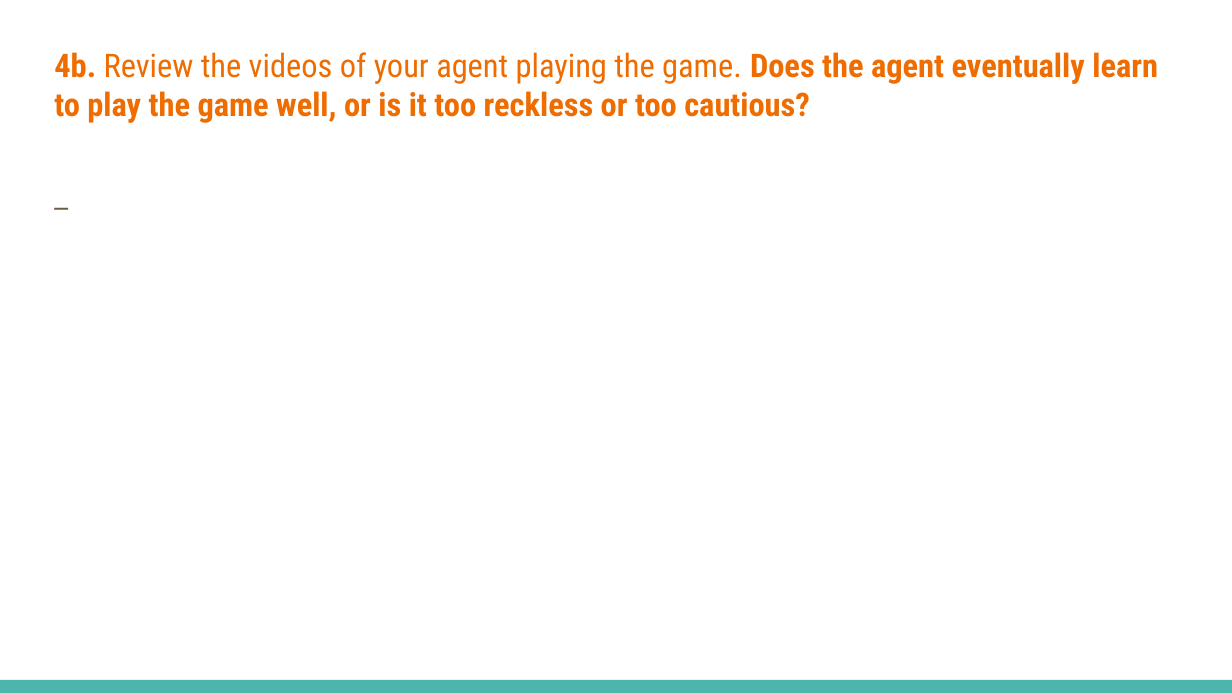
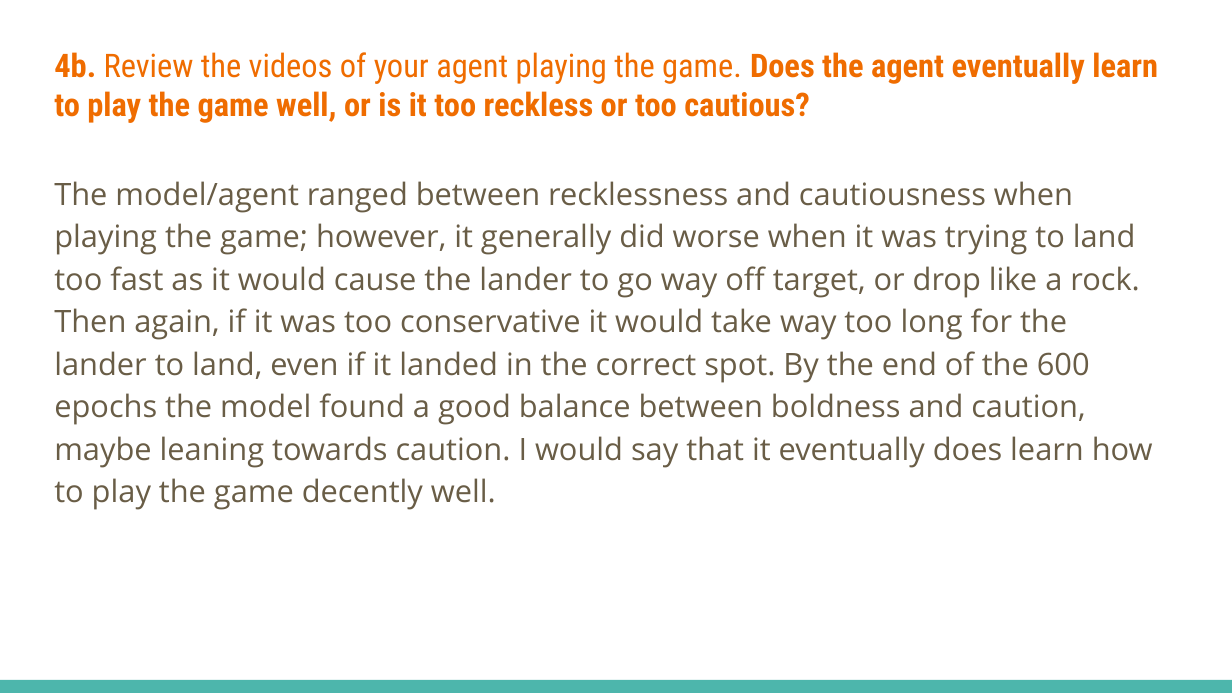
Before and after one commit to eding42/ece157b-hw4, a slide deck: slide 6 of Homework_4_Slides_Template.pptx. Drawn at 1232x693 pixels with LibreOffice and Linux fonts; fonts in the diff are those of the drawing. Boxes give left, top, right and bottom in pixels: in the first picture for what was removed or moved away, otherwise in the second. Text is boxed around its words. In the diff, an @@ line names an element or a change of style, - is before the commit and + after.

```diff
--- a/Homework_4_Slides_Template.pptx
+++ b/Homework_4_Slides_Template.pptx
@@ text at [54,181,1153,510]: text changed @@
-_
+The model/agent ranged between recklessness and cautiousness when playing the game; however, it generally did worse when it was trying to land too fast as it would cause the lander to go way off target, or drop like a rock. Then again, if it was too conservative it would take way too long for the lander to land, even if it landed in the correct spot. By the end of the 600 epochs the model found a good balance between boldness and caution, maybe leaning towards caution. I would say that it eventually does learn how to play the game decently well.
```
Also in this commit, not shown: 5 other slides changed, 28 other files.
